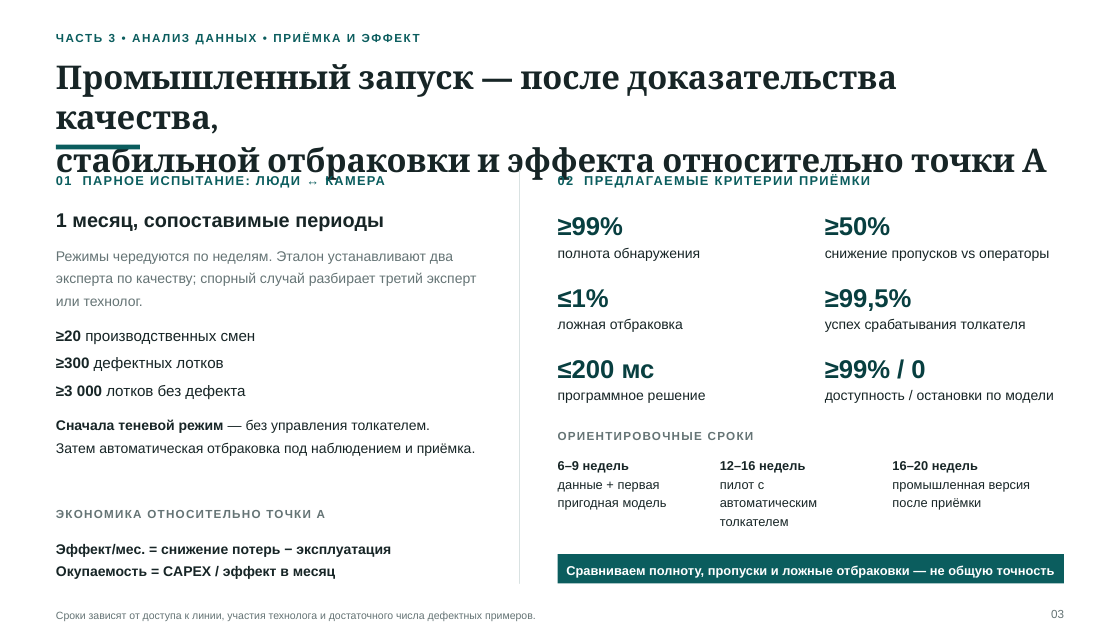
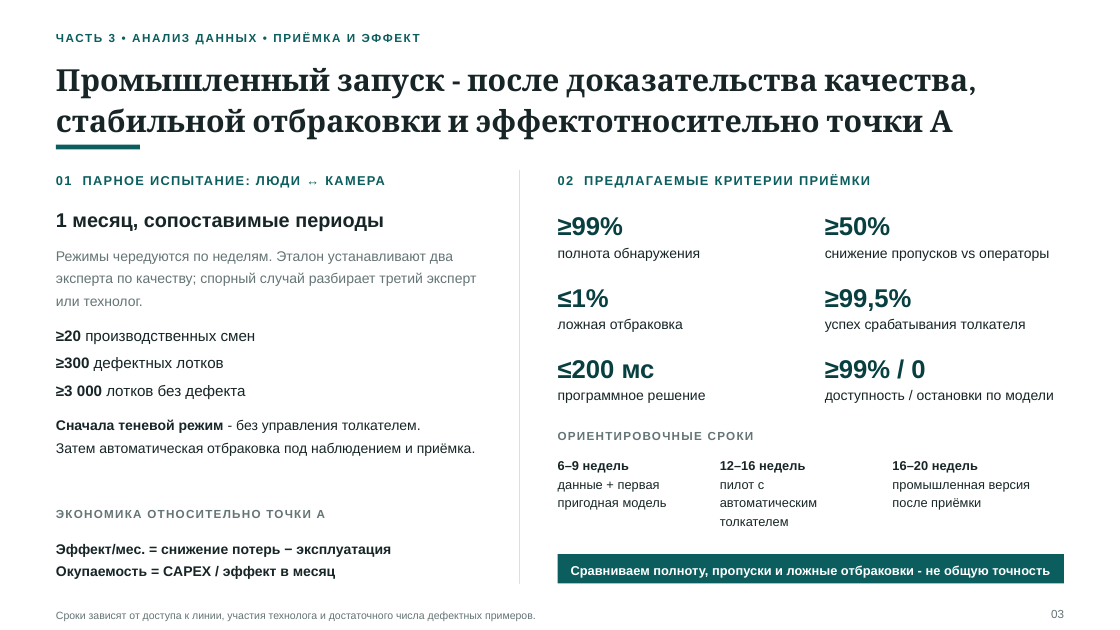
Before and after one commit to TatsianaPoto/head_of_IA, a slide deck: slide 3 of 3_Data.pptx. Drawn at 1120x630 pixels with LibreOffice and Linux fonts; fonts in the diff are those of the drawing. Boxes give left, top, right and bottom in pixels: in the first picture for what was removed or moved away, otherwise in the second. Text is boxed around its words. In the diff, an @@ line names an element or a change of style, - is before the commit and + after.

```diff
--- a/3_Data.pptx
+++ b/3_Data.pptx
@@ text at [56,68,968,140]: text changed; size 28 to 26 pt @@
-Промышленный запуск — после доказательства качества,
-стабильной отбраковки и эффекта относительно точки А
+Промышленный запуск - после доказательства качества, стабильной отбраковки и эффектотносительно точки А
@@ text at [56,419,421,433]: text changed @@
-Сначала теневой режим — без управления толкателем.
+Сначала теневой режим - без управления толкателем.
@@ text at [571,565,1050,578]: text changed @@
-Сравниваем полноту, пропуски и ложные отбраковки — не общую точность
+Сравниваем полноту, пропуски и ложные отбраковки - не общую точность
```
Also in this commit, not shown: 2 other slides changed, 4 other files.
